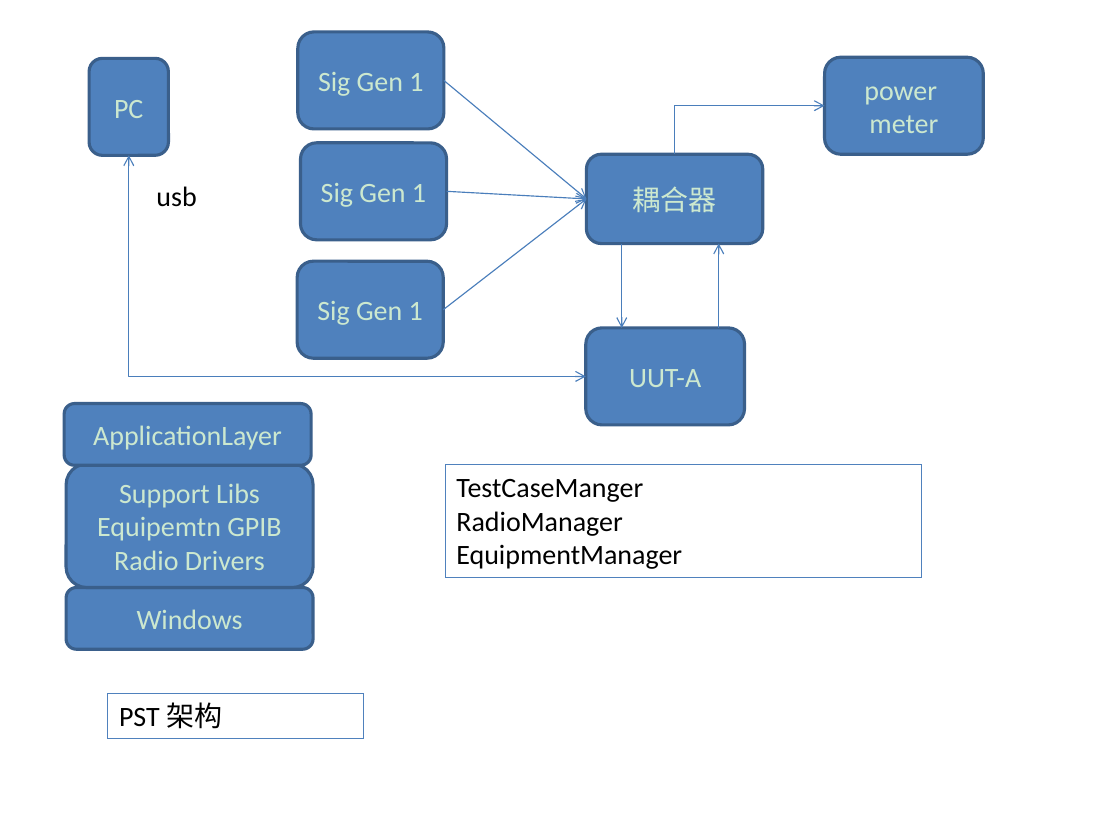
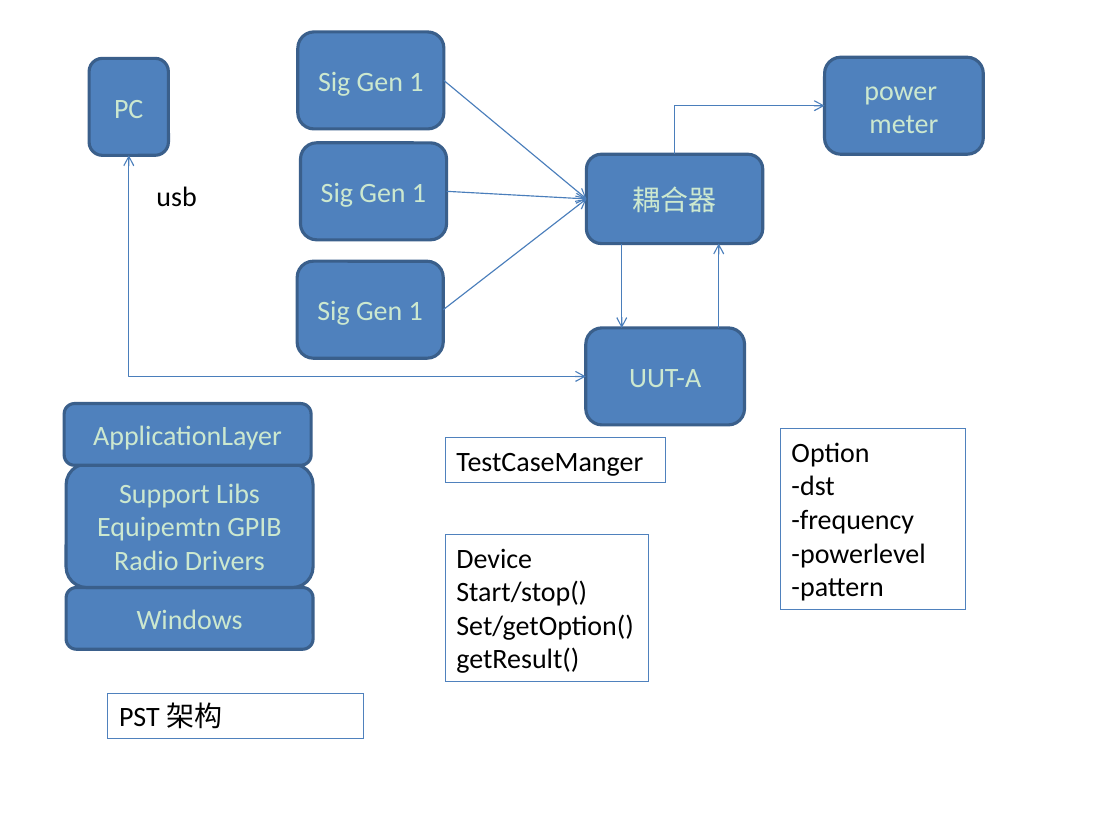
Before and after one commit to torychen/StudyThe1stLineCodeOfAndroid, a slide deck: slide 3 of StudyProgress/MyProject/ProjectArchitecture/my_project_architecture.pptx (slide 4 before the commit). Drawn at 1120x840 pixels with LibreOffice and Linux fonts; fonts in the diff are those of the drawing. Boxes give left, top, right and bottom in pixels: in the first picture for what was removed or moved away, otherwise in the second. Text is boxed around its words. In the diff, an @@ line names an element or a change of style, - is before the commit and + after.

```diff
--- a/StudyProgress/MyProject/ProjectArchitecture/my_project_architecture.pptx
+++ b/StudyProgress/MyProject/ProjectArchitecture/my_project_architecture.pptx
@@ rectangle "TestCaseManger": place and size @@
-rectangle "TestCaseManger" at <box>446,464,922,577</box>
+rectangle "TestCaseManger" at <box>446,438,666,483</box>
@@ rectangle added at <box>781,429,965,610</box>, outline #4F81BD 0.75 pt, 18 pt, text #000000 @@
+Option
+-dst
+-frequency
+-powerlevel
+-pattern
@@ rectangle added at <box>446,534,648,681</box>, outline #4F81BD 0.75 pt, 18 pt, text #000000 @@
+Device
+Start/stop()
+Set/getOption()
+getResult()
@@ text in rectangle at <box>456,511,682,569</box>: paragraphs removed @@
-RadioManager
-EquipmentManager
```
Also in this commit, not shown: 3 other slides changed.
